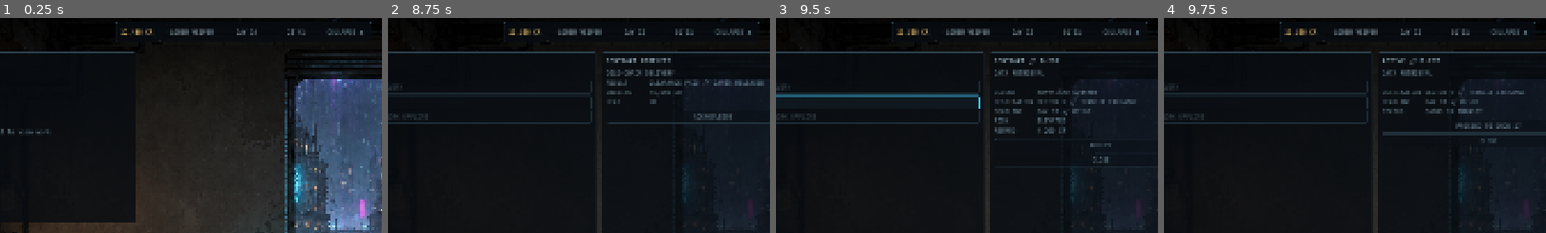
Above: before the commit, frames 1-4 (left to right).
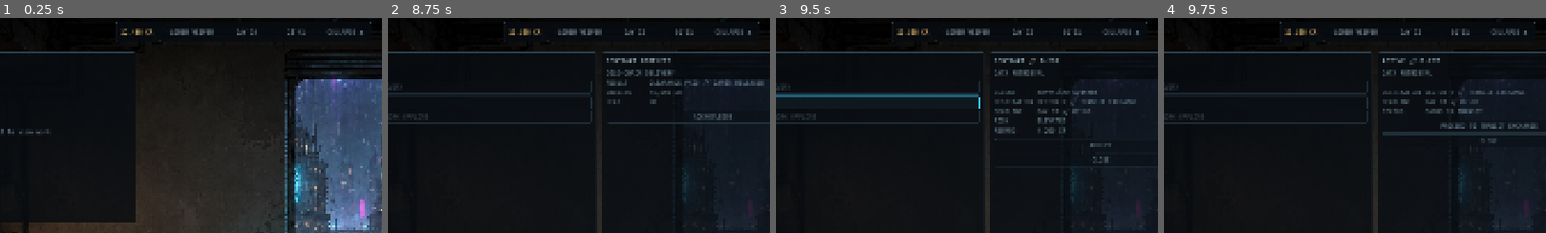
Above: after the commit, the same moments.

Repository: merlinbr/operator
Game: Godot game, scene res://scenes/main/main.tscn
Same seed, same stepped clock (60 frames per second), same inputs: the game is played once before the commit and once after it.
Inputs:
- Up to frame 1 (0.25 s): no input
- Up to frame 2 (8.75 s): click "COLLAPSE ▲" at 0.5 s; click "EXPAND ▼" at 1.25 s; click "◈" at 2 s; click "✉" at 2.75 s; click "▣" at 3.5 s; click "!" at 4.25 s; click "COLD-CHAIN DELIVERY 1,400 CR" at 5 s; click "ACCEPT" at 5.75 s; click "PROCEED TO DOCK 17" at 6.5 s; click "ACTIVE // COLD-CHAIN DELIVERY" at 7.25 s; click "PAY CLEARANCE FEE // 250 CR" at 8 s
- Up to frame 3 (9.5 s): click "DATA RETRIEVAL 4,200 CR" at 8.75 s
- Up to frame 4 (9.75 s): click "ACCEPT" at 9.5 s
The pictures show only the part of the screen within x 18-68%, y 0-50%; the shares and areas given below are measured in that part.

Frames 1-3 are identical in both runs. In frame 4, 0.4% of the frame differs, in the area x 72-98%, y 48-52%.

Commit message:
feat: render conditional contract choices

Diff:
--- a/scenes/modules/contracts/contract_detail.gd
+++ b/scenes/modules/contracts/contract_detail.gd
@@ -100,7 +100,8 @@
 		],
 		"STATUS      CARGO IN TRANSIT",
 	])
-	_add_action("PROCEED TO DOCK 17", func() -> void: proceed_requested.emit(_contract_id))
+	_add_action("PROCEED TO " + c.proceed_label,
+		func() -> void: proceed_requested.emit(_contract_id))
 	_add_action("CLOSE", func() -> void: close_requested.emit())
 
 func _choice(c: Dictionary, choice_id: StringName) -> Dictionary:
--- a/tests/test_contracts.gd
+++ b/tests/test_contracts.gd
@@ -157,6 +157,43 @@
 	detail.setup(gs, {})
 	check(detail.find_children("*", "Button", true, false).is_empty(),
 		"empty setup clears prior actions synchronously")
+	var portfolio_gs := GameStateScript.new()
+	check(portfolio_gs.accept_contract(&"cold_chain_delivery"), "portfolio setup accepts C-1042")
+	check(portfolio_gs.proceed_contract(&"cold_chain_delivery"), "portfolio setup proceeds C-1042")
+	check(portfolio_gs.resolve_contract(&"cold_chain_delivery", &"bypass"), "portfolio setup bypasses C-1042")
+	check(portfolio_gs.accept_contract(&"data_retrieval"), "portfolio setup accepts D-207")
+	var data_ready := portfolio_gs.get_contract(&"data_retrieval")
+	detail.setup(portfolio_gs, data_ready)
+	check(_button(detail, "PROCEED TO TRANSIT EXCHANGE") != null,
+		"D-207 uses its authored proceed label")
+	check(_button(detail, "PROCEED TO DOCK 17") == null,
+		"D-207 does not use C-1042's hard-coded proceed label")
+	check(portfolio_gs.proceed_contract(&"data_retrieval"), "portfolio setup proceeds D-207")
+	var high_heat_data := portfolio_gs.get_contract(&"data_retrieval")
+	detail.setup(portfolio_gs, high_heat_data)
+	check(_button(detail, "USE ROUTED VENDOR ID // 650 CR") != null,
+		"high-Heat D-207 renders routed vendor ID")
+	check(_button(detail, "SPOOF SERVICE CREDENTIALS") == null,
+		"high-Heat D-207 hides spoof credentials")
+
+	var favor_gs := GameStateScript.new()
+	check(favor_gs.accept_contract(&"cold_chain_delivery"), "favor setup accepts C-1042")
+	check(favor_gs.proceed_contract(&"cold_chain_delivery"), "favor setup proceeds C-1042")
+	check(favor_gs.resolve_contract(&"cold_chain_delivery", &"call_mara"), "favor setup calls Mara")
+	check(favor_gs.accept_contract(&"data_retrieval"), "favor setup accepts D-207")
+	check(favor_gs.proceed_contract(&"data_retrieval"), "favor setup proceeds D-207")
+	check(favor_gs.resolve_contract(&"data_retrieval", &"buy_token"), "favor setup resolves D-207")
+	check(favor_gs.accept_contract(&"clinic_asset_recovery"), "favor setup accepts R-311")
+	var recovery_ready := favor_gs.get_contract(&"clinic_asset_recovery")
+	detail.setup(favor_gs, recovery_ready)
+	check(_button(detail, "PROCEED TO MEDICAL SUBLEVEL") != null,
+		"R-311 uses its authored proceed label")
+	check(favor_gs.proceed_contract(&"clinic_asset_recovery"), "favor setup proceeds R-311")
+	detail.setup(favor_gs, favor_gs.get_contract(&"clinic_asset_recovery"))
+	check(_button(detail, "SETTLE MARA'S FAVOR // HAND DELIVERY") != null,
+		"favor-owed R-311 renders the settlement action")
+	portfolio_gs.free()
+	favor_gs.free()
 	detail.queue_free()
 
 	panel.queue_free()
